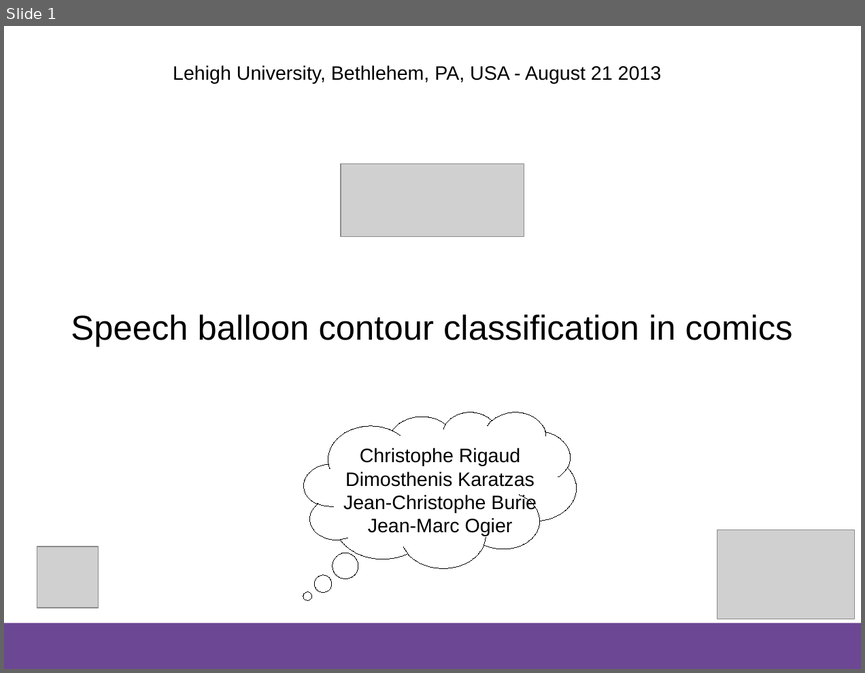
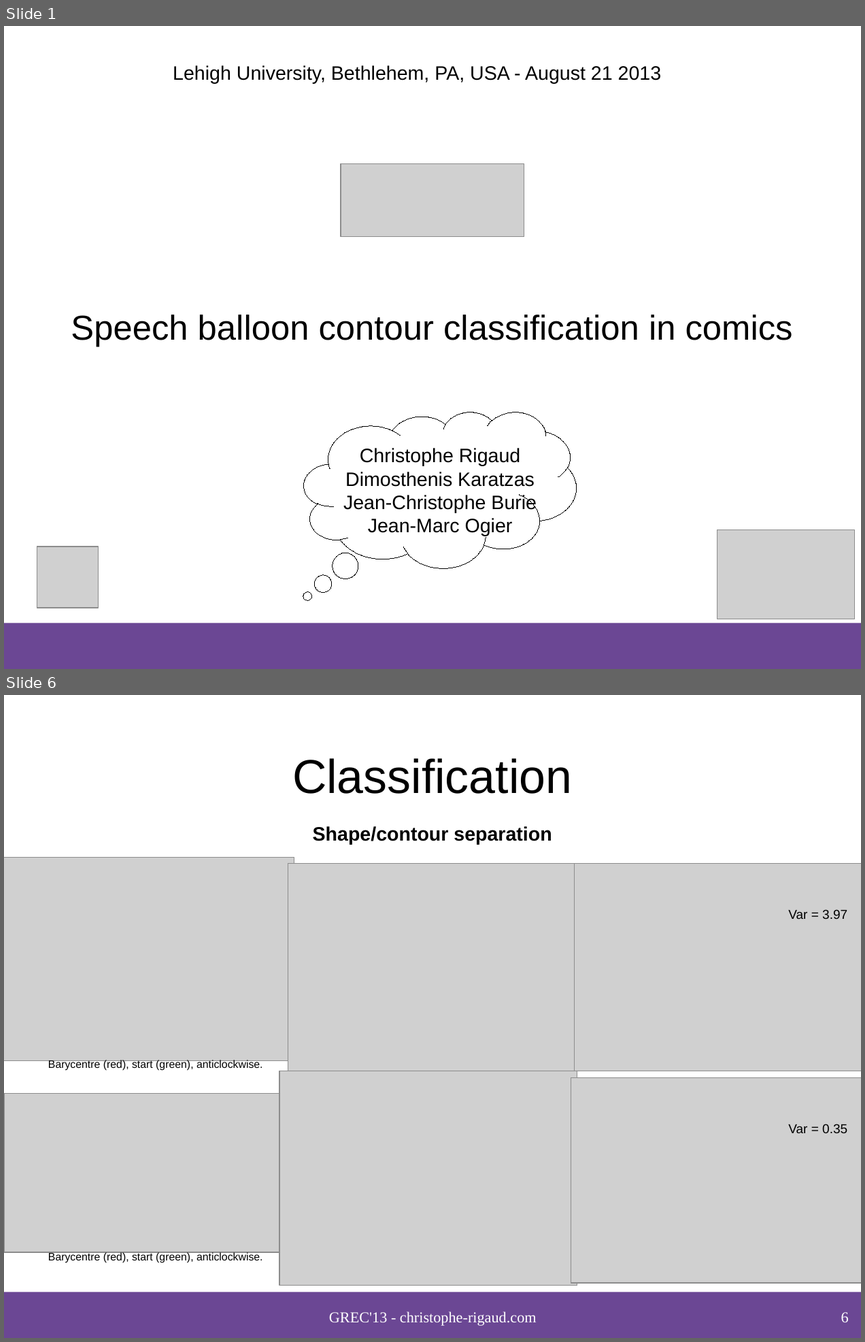
Before and after one commit to crigaud/publication, a slide deck: 2013/GREC/speech_balloon_contour_classification_in_comics/presentation/2013_Rigaud_Speech_balloon_contour_classification_in_comics.odp. Shown one above the other, each under a label of ours: slide 1 before the commit, slides 1 and 6 after it; the slides between them are not shown. The pictures are 865x673 and 865x1342 pixels, drawn with LibreOffice and Linux fonts; fonts in the diff are those of the drawing; grey boxes stand for pictures; background and template pictures are left out. Boxes give left, top, right and bottom in pixels: in the first picture for what was removed or moved away, otherwise in the second. Text is boxed around its words. In the diff, an @@ line names an element or a change of style, - is before the commit and + after.

Commit message:
GREC presentation final

```diff
--- a/2013/GREC/speech_balloon_contour_classification_in_comics/presentation/2013_Rigaud_Speech_balloon_contour_classification_in_comics.odp
+++ b/2013/GREC/speech_balloon_contour_classification_in_comics/presentation/2013_Rigaud_Speech_balloon_contour_classification_in_comics.odp
@@ slide 6 added at [4, 695, 861, 1338], background #FFFFFF; not listed: 1 template element that a slide beside it also shows @@
@@ title added at [292, 758, 572, 794], 44 pt, text #000000 @@
+Classification
@@ text added at [313, 826, 551, 844], 18 pt, text #000000, bold @@
+Shape/contour separation
@@ picture added at [4, 858, 294, 1060] @@
@@ picture added at [288, 864, 577, 1071] @@
@@ picture added at [575, 864, 861, 1071] @@
@@ text added at [788, 909, 847, 919], 12 pt, text #000000 @@
+Var = 3.97
@@ text added at [48, 1059, 263, 1070], 10 pt, text #000000 @@
+Barycentre (red), start (green), anticlockwise.
@@ picture added at [279, 1071, 577, 1285] @@
@@ picture added at [571, 1078, 861, 1283] @@
@@ picture added at [4, 1093, 279, 1252] @@
@@ text added at [788, 1123, 847, 1133], 12 pt, text #000000 @@
+Var = 0.35
@@ text added at [48, 1251, 263, 1263], 10 pt, text #000000 @@
+Barycentre (red), start (green), anticlockwise.
@@ text added at [329, 1311, 536, 1325], 14 pt, text #FFFFFF @@
+GREC'13 - christophe-rigaud.com
@@ page number added at [841, 1312, 849, 1322], 14 pt, text #FFFFFF @@
+6
```
Also in this commit, not shown: 6 slides changed, 2 other slides added, 1 slide removed, 1 other file.
